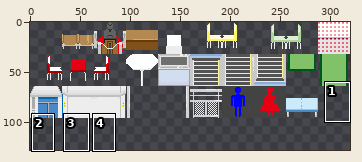
A sprite sheet gets an edit: pic/object.png. The picture above shows the old version from afar; the outline marks the close-up.
Close-up. First the earlier version:
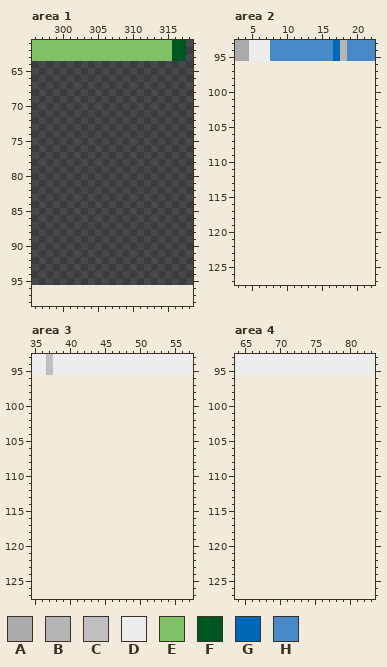
The file is 320x96 pixels. Shown: area 1: x 296..318, y 61..98; area 2: x 3..22, y 93..127; area 3: x 35..57, y 93..127; area 4: x 64..83, y 93..127. The old version is drawn lined up with the new one, on the new canvas. The commit also changed other parts of the picture, which this record leaves out.
Palette (. is transparent): A #aaaaaa  B #b5b5b5  C #bfbfbf  D #ededed  E #81c269  F #005620  G #0069b7  H #4889c9
Pixels before, area 1, first column x 296:
61 EEEEEEEEEEEEEEEEEEEEFF
62 EEEEEEEEEEEEEEEEEEEEFF
63 EEEEEEEEEEEEEEEEEEEEFF
Pixels before, area 2, first column x 3:
93 AADDDHHHHHHHHHGBHHHH
94 AADDDHHHHHHHHHGBHHHH
95 AADDDHHHHHHHHHGBHHHH
Pixels before, area 3, first column x 35:
93 DDCDDDDDDDDDDDDDDDDDDDD
94 DDCDDDDDDDDDDDDDDDDDDDD
95 DDCDDDDDDDDDDDDDDDDDDDD
Pixels before, area 4, first column x 64:
93 DDDDDDDDDDDDDDDDDDDD
94 DDDDDDDDDDDDDDDDDDDD
95 DDDDDDDDDDDDDDDDDDDD
And afterwards:
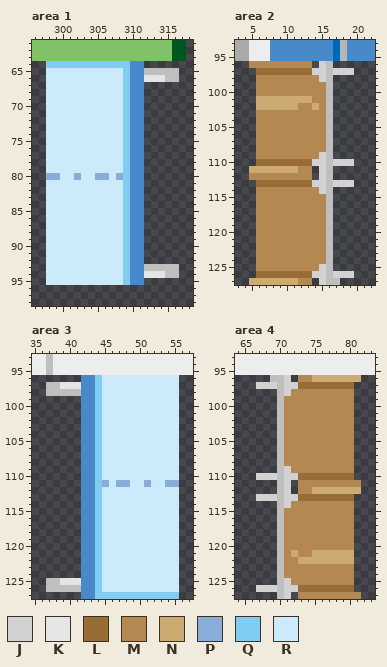
Colours new in this view: J #d2d2d2  K #e5e5e5  L #986c34  M #b38851  N #cdaa72  P #89acd9  Q #7fcdf2  R #ccebfa
The edit:
canvas 320x96 -> 320x128
Area 1:
y 64: x 298..311 .............. -> QQQQQQQQQQQQHH
y 65: x 298..316 ................... -> RRRRRRRRRRRQHHCCCCC
y 66: x 298..316 ................... -> RRRRRRRRRRRQHHKKKCC
y 67..79: x 298..311 .............. -> RRRRRRRRRRRQHH
y 80: x 298..311 .............. -> PPRRPRRPPRPQHH
y 81..92: x 298..311 .............. -> RRRRRRRRRRRQHH
y 93: x 298..316 ................... -> RRRRRRRRRRRQHHCCCCC
y 94: x 298..316 ................... -> RRRRRRRRRRRQHHKKKCC
y 95: x 298..311 .............. -> RRRRRRRRRRRQHH
Area 2:
y 96: x 5..13 ......... -> MMMMMMMMM; x 15..16 .. -> JC
y 97: x 6..19 .............. -> LLLLLLLLJJCJJJ
y 98: x 6..16 ........... -> MMMMMMMMMJC
y 99..100: x 6..16 ........... -> MMMMMMMMMMC
y 101: x 6..16 ........... -> NNNNNNNNMMC
y 102: x 6..16 ........... -> NNNNNNMMNMC
y 103..108: x 6..16 ........... -> MMMMMMMMMMC
y 109: x 6..16 ........... -> MMMMMMMMMJC
y 110: x 6..19 .............. -> LLLLLLLLJJCJJJ
y 111: x 5..13 ......... -> NNNNNNNMM; x 15..16 .. -> JC
y 112: x 5..13 ......... -> MMMMMMMMM; x 15..16 .. -> JC
y 113: x 6..19 .............. -> LLLLLLLLJJCJJJ
y 114: x 6..16 ........... -> MMMMMMMMMJC
y 115..124: x 6..16 ........... -> MMMMMMMMMMC
y 125: x 6..16 ........... -> MMMMMMMMMJC
y 126: x 6..19 .............. -> LLLLLLLLJJCJJJ
y 127: x 5..13 ......... -> NNNNNNNMM; x 15..17 ... -> JCC
Area 3:
y 96: x 42..55 .............. -> HHQRRRRRRRRRRR
y 97: x 37..55 ................... -> CCKKKHHQRRRRRRRRRRR
y 98: x 37..55 ................... -> CCCCCHHQRRRRRRRRRRR
y 99..110: x 42..55 .............. -> HHQRRRRRRRRRRR
y 111: x 42..55 .............. -> HHQPRPPRRPRRPP
y 112..124: x 42..55 .............. -> HHQRRRRRRRRRRR
y 125: x 37..55 ................... -> CCKKKHHQRRRRRRRRRRR
y 126: x 37..55 ................... -> CCCCCHHQRRRRRRRRRRR
y 127: x 42..55 .............. -> HHQQQQQQQQQQQQ
Area 4:
y 96: x 69..71 ... -> CCJ; x 73..81 ......... -> MMNNNNNNN
y 97: x 67..80 .............. -> JJJCJJLLLLLLLL
y 98: x 70..80 ........... -> CJMMMMMMMMM
y 99..108: x 70..80 ........... -> CMMMMMMMMMM
y 109: x 70..80 ........... -> CJMMMMMMMMM
y 110: x 67..80 .............. -> JJJCJJLLLLLLLL
y 111: x 70..71 .. -> CJ; x 73..81 ......... -> MMMMMMMMM
y 112: x 70..71 .. -> CJ; x 73..81 ......... -> MMNNNNNNN
y 113: x 67..80 .............. -> JJJCJJLLLLLLLL
y 114: x 70..80 ........... -> CJMMMMMMMMM
y 115..120: x 70..80 ........... -> CMMMMMMMMMM
y 121: x 70..80 ........... -> CMNMMNNNNNN
y 122: x 70..80 ........... -> CMMNNNNNNNN
y 123..124: x 70..80 ........... -> CMMMMMMMMMM
y 125: x 70..80 ........... -> CJMMMMMMMMM
y 126: x 67..80 .............. -> JJJCJJLLLLLLLL
y 127: x 70..71 .. -> CJ; x 73..81 ......... -> MMMMMMMMM
Where, in picture pixels (left, top, right, bottom), the same in both close-ups:
added: (46, 61, 179, 285)
added: (249, 61, 354, 285)
added: (46, 375, 179, 599)
added: (256, 375, 361, 599)
